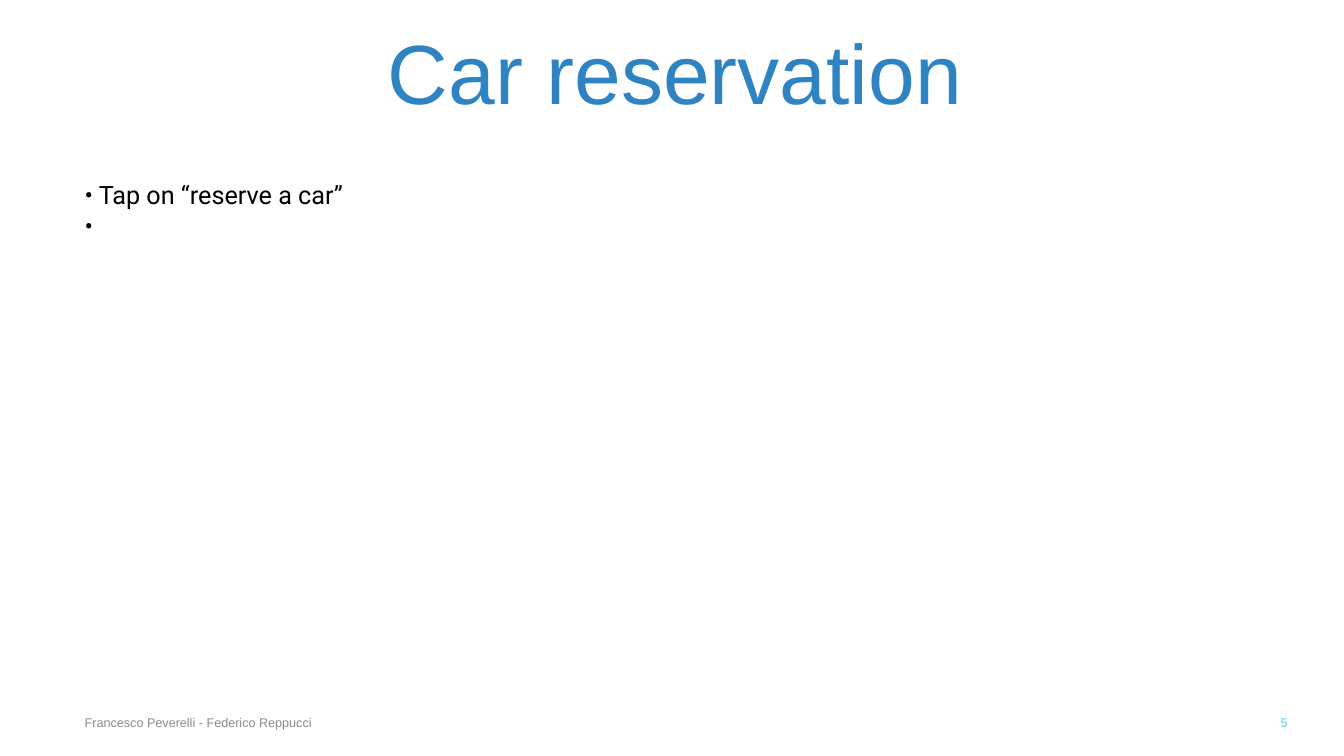
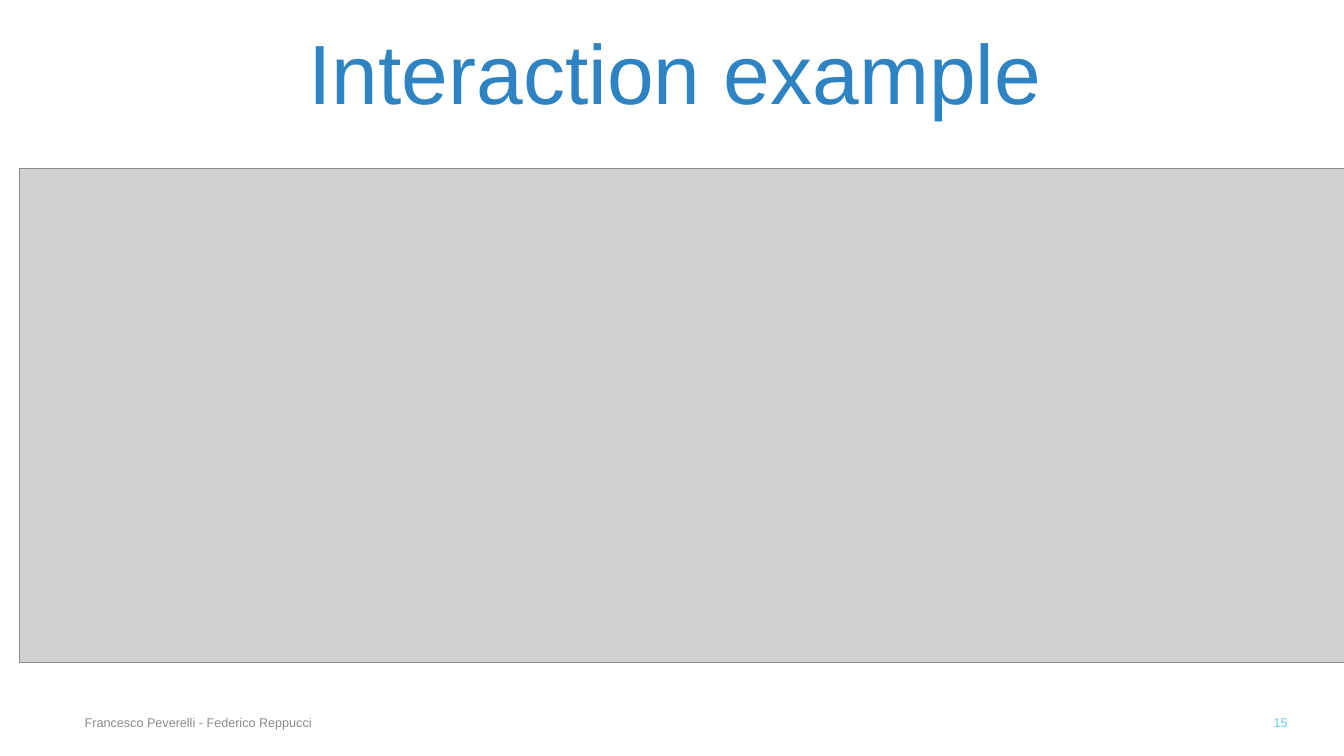
Before and after one commit to FedericoReppucci/ingsoft2, a slide deck: slide 15 of presentation/Final Presentazion/Final Presentation.pptx (slide 5 before the commit). Drawn at 1344x756 pixels with LibreOffice and Linux fonts; fonts in the diff are those of the drawing; grey boxes stand for pictures. Boxes give left, top, right and bottom in pixels: in the first picture for what was removed or moved away, otherwise in the second. Text is boxed around its words. In the diff, an @@ line names an element or a change of style, - is before the commit and + after.

```diff
--- a/presentation/Final Presentazion/Final Presentation.pptx
+++ b/presentation/Final Presentazion/Final Presentation.pptx
@@ text at (308,43,1041,119): text changed @@
-Car reservation
+Interaction example
@@ picture added at (19,169,1344,663) @@
@@ text removed at (99,185,343,209) @@
-• Tap on “reserve a car”
-•
@@ page number at (1274,718,1288,727): text changed @@
-5
+15
```
Also in this commit, not shown: 6 other slides changed, 13 slides added, 9 other files.
